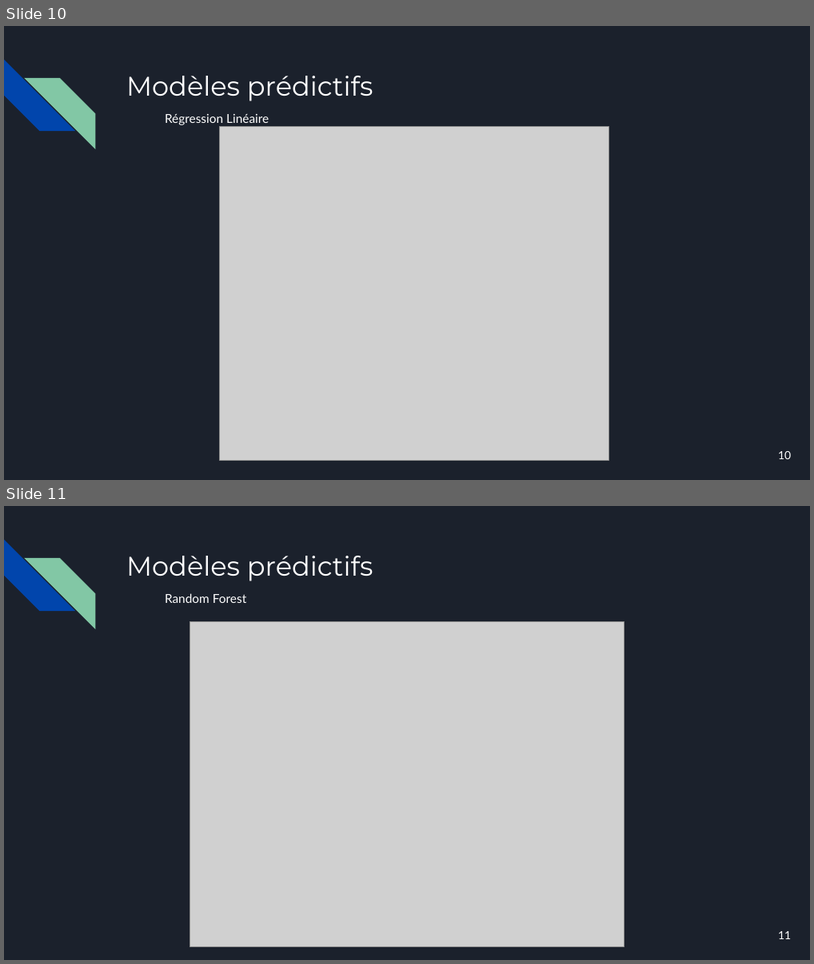
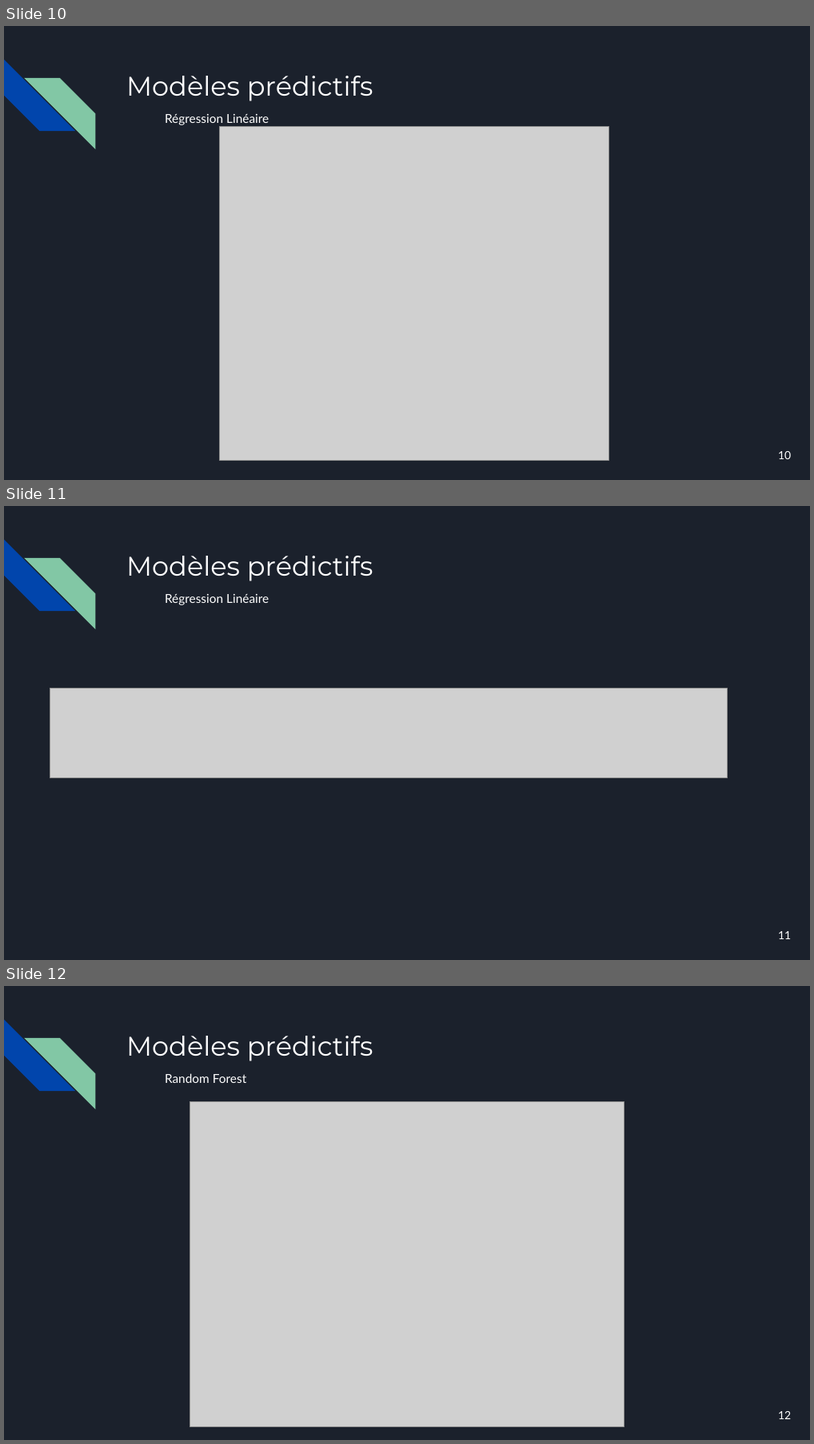
Before and after one commit to Papushkado/Real-Estate-predictions, a slide deck: Machine_Learning_ISUP.pptx. Shown one above the other, each under a label of ours: slides 10 and 11 before the commit, slides 10, 11 and 12 after it. The pictures are 814x964 and 814x1444 pixels, drawn with LibreOffice and Linux fonts; fonts in the diff are those of the drawing; grey boxes stand for pictures. Boxes give left, top, right and bottom in pixels: in the first picture for what was removed or moved away, otherwise in the second. Text is boxed around its words. In the diff, an @@ line names an element or a change of style, - is before the commit and + after.

```diff
--- a/Machine_Learning_ISUP.pptx
+++ b/Machine_Learning_ISUP.pptx
@@ slide 11 added at (4, 506, 810, 960), background #1B212C; not listed: 2 template elements that a slide beside it also shows @@
@@ title added at (126, 556, 374, 581), 24 pt, text #FFFFFF @@
+Modèles prédictifs
@@ text added at (165, 594, 269, 605), 11 pt, text #FFFFFF @@
+Régression Linéaire
@@ picture added at (50, 688, 728, 777) @@
@@ page number added at (778, 931, 791, 939), 10 pt, text #FFFFFF @@
+11
@@ what was slide 11 is now slide 12 @@
@@ page number at (778, 1411, 791, 1419): text changed @@
-11
+12
```
Also in this commit, not shown: 3 slides changed, 2 other slides added, 1 slide removed, 1 other file.
